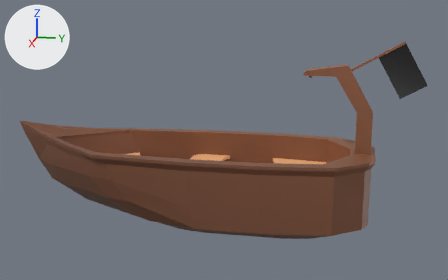
Before and after pictures for a commit that changed the Blender file obj_boat_yours_01.blend.
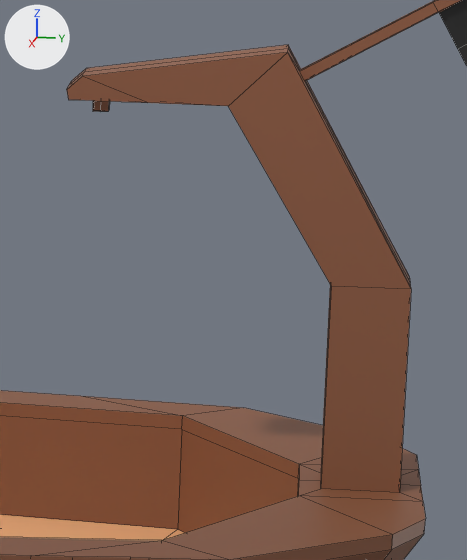
Each version is shown whole from a 50 mm camera at (9.97, 2.15, 3.95) aimed at (-0.02, 0.15, 1.45), then close up on the part from 65% to 86% of the width and 20% to 60% of the height. Arrows for +X, +Y and +Z are at upper left; the lights stay in place. The last two pictures show the newer version. The close-ups show mesh edges as thin lines.
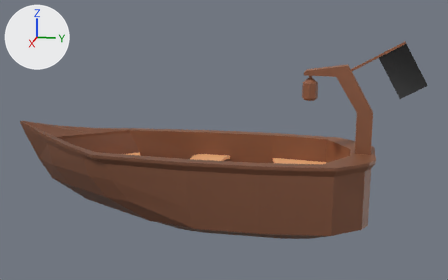
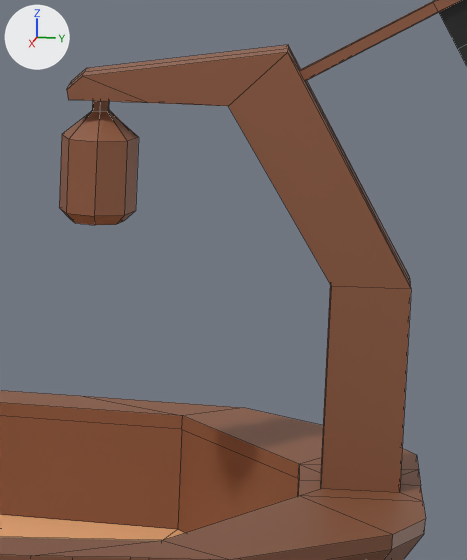
Changed parts and their boxes [x1, y1, x2, y2] in the close-ups (467 x 560 px):
```json
{"part": 1, "of": "me_cube_001", "change": "built on", "after": [59, 110, 139, 225], "on screen": "brown"}
```

The change, as JSON lines over the scene's bpy script:
```json
{"block": "me_cube_001", "where": "# used by ob_cube; location = (0.0, 0.0, 0.0); scale = (1.47, 2.64, 1.0)"}
{"op": "remove", "block": "me_cube_001", "code": "me_cube_001.from_pydata(...)  # 419 vertices, 371 faces; spans x -0.76..0.76, y -1.35..1.28, z 0.0..3.15"}
{"op": "add", "block": "me_cube_001", "code": "me_cube_001.from_pydata(...)  # 443 vertices, 395 faces; spans x -0.76..0.76, y -1.35..1.28, z 0.0..3.15"}
{"block": "me_cube_001", "change": "me_cube_001 part 1"}
{"block": "me_cube_001", "change": "1 vertex is removed from x 0.0, y 0.59, z 2.55"}
{"block": "me_cube_001", "change": "4 faces are deleted"}
{"block": "me_cube_001", "change": "17 vertices are added at x -0.09..0.09, y 0.55..0.64, z 2.19..2.23"}
{"block": "me_cube_001", "change": "8 new vertices lie (0.0, 0.0, 0.24) away from vertices in x -0.09..0.09, y 0.55..0.64, z 2.23"}
{"block": "me_cube_001", "change": "28 new faces join them"}
```
